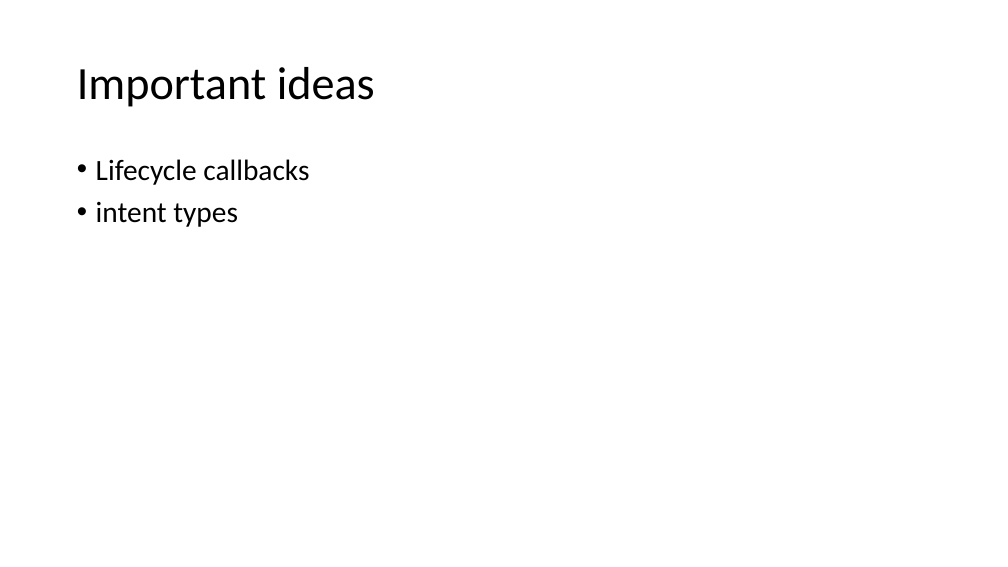
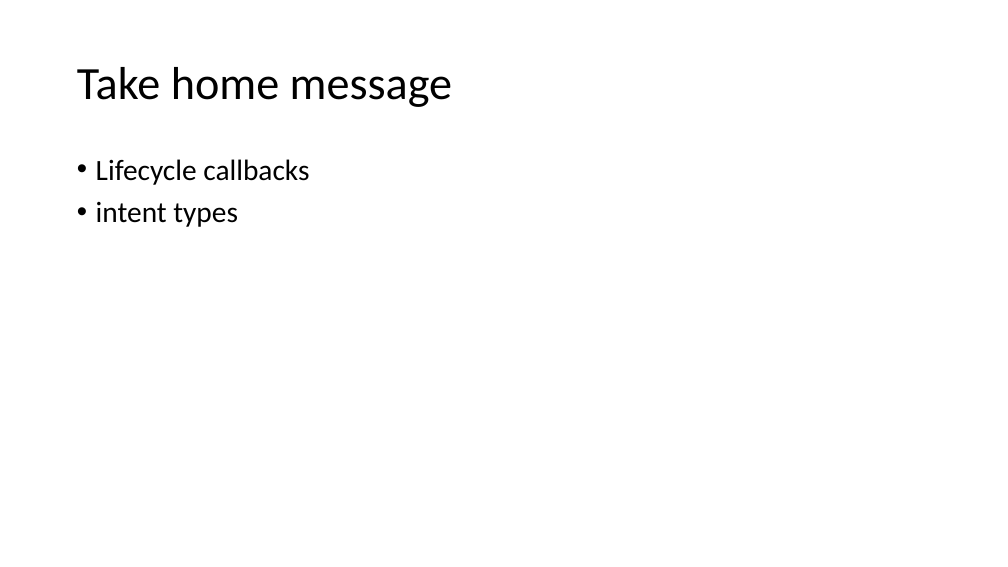
Before and after one commit to tanglw2020/android-class, a slide deck: slide 32 of android activity and intent.pptx. Drawn at 1008x567 pixels with LibreOffice and Linux fonts; fonts in the diff are those of the drawing. Boxes give left, top, right and bottom in pixels: in the first picture for what was removed or moved away, otherwise in the second. Text is boxed around its words. In the diff, an @@ line names an element or a change of style, - is before the commit and + after.

```diff
--- a/android activity and intent.pptx
+++ b/android activity and intent.pptx
@@ title at <box>77,67,452,107</box>: text changed @@
-Important ideas
+Take home message
```
Also in this commit, not shown: 15 slides added, 1 other file.
